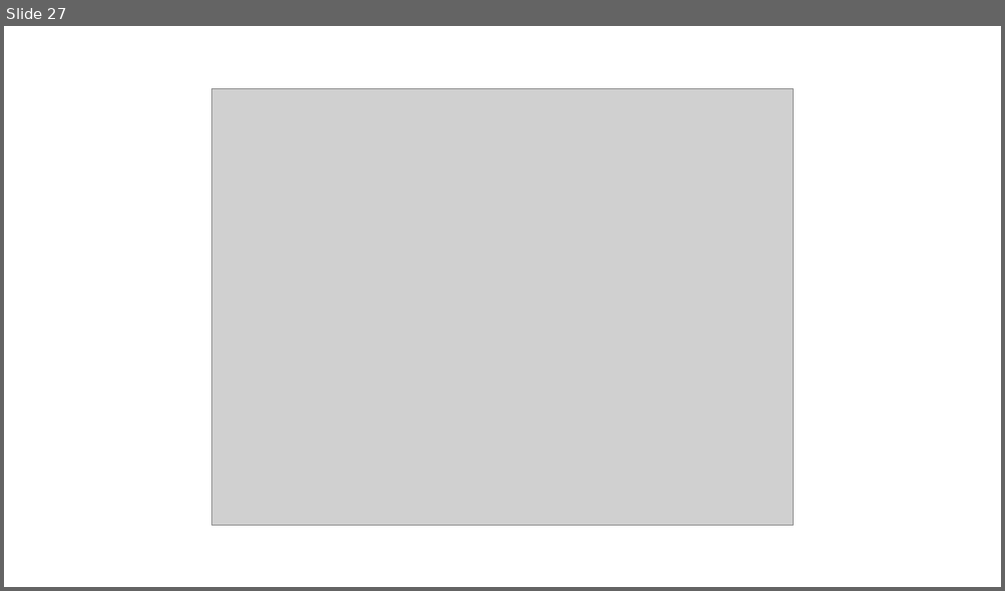
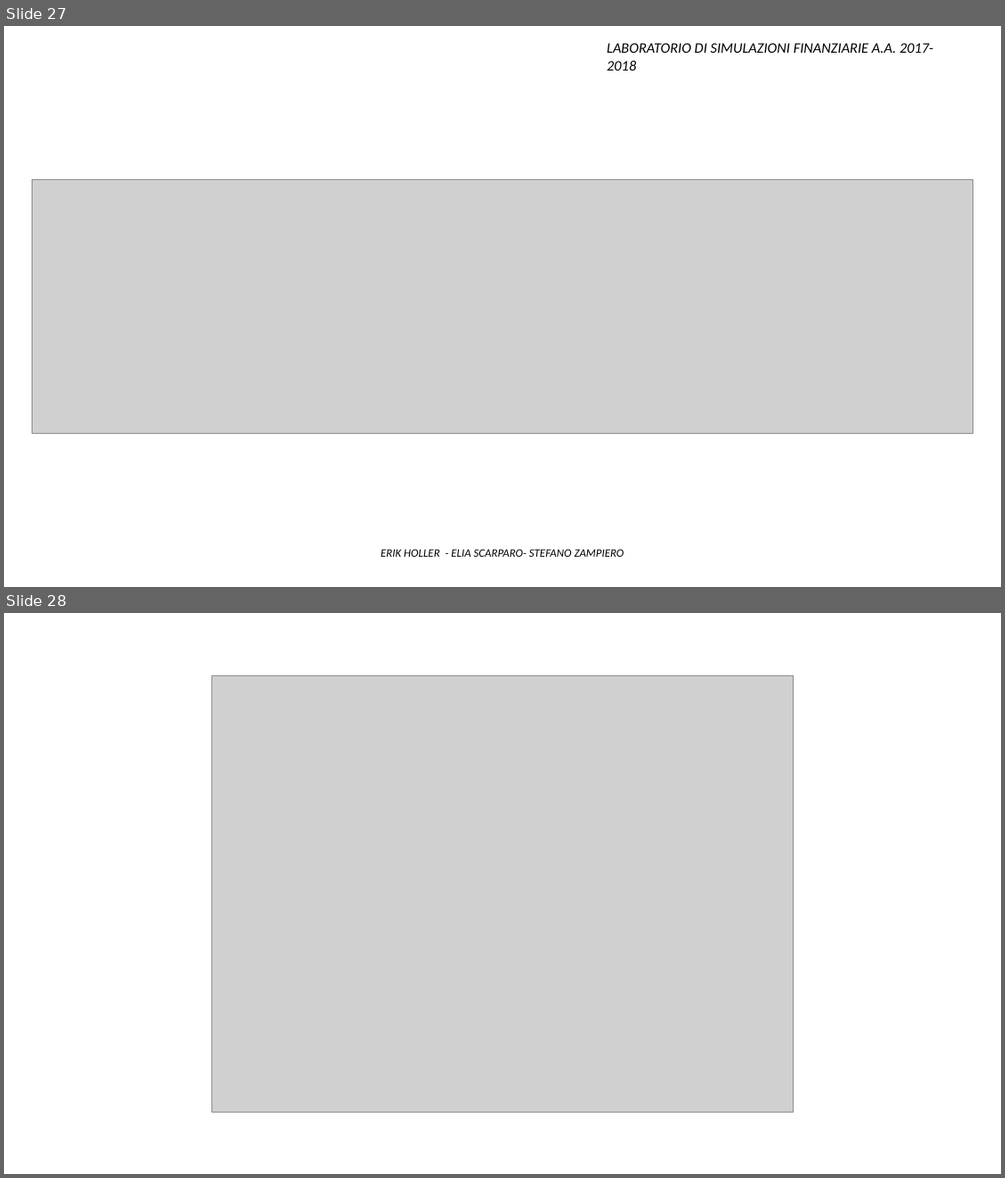
Before and after one commit to Stegirsanov/Laboratorio-di-simulazioni-finanziarie-project, a slide deck: Presentazione ppt/Presentazione_finale.pptx. Shown one above the other, each under a label of ours: slide 27 before the commit, slides 27 and 28 after it. The pictures are 1005x591 and 1005x1178 pixels, drawn with LibreOffice and Linux fonts; fonts in the diff are those of the drawing; grey boxes stand for pictures. Boxes give left, top, right and bottom in pixels: in the first picture for what was removed or moved away, otherwise in the second. Text is boxed around its words. In the diff, an @@ line names an element or a change of style, - is before the commit and + after.

```diff
--- a/Presentazione ppt/Presentazione_finale.pptx
+++ b/Presentazione ppt/Presentazione_finale.pptx
@@ slide 27 added at bbox=[4, 26, 1001, 587], background #FFFFFF @@
@@ text added at bbox=[607, 43, 933, 70], 14 pt, text #000000, italic @@
+LABORATORIO DI SIMULAZIONI FINANZIARIE A.A. 2017-2018
@@ picture added at bbox=[32, 179, 973, 433] @@
@@ text added at bbox=[380, 548, 624, 556], 11 pt, text #000000, italic @@
+ERIK HOLLER - ELIA SCARPARO- STEFANO ZAMPIERO
@@ what was slide 27 is now slide 28 @@
```
Also in this commit, not shown: 13 slides changed, 2 other slides added, 1 other file.
